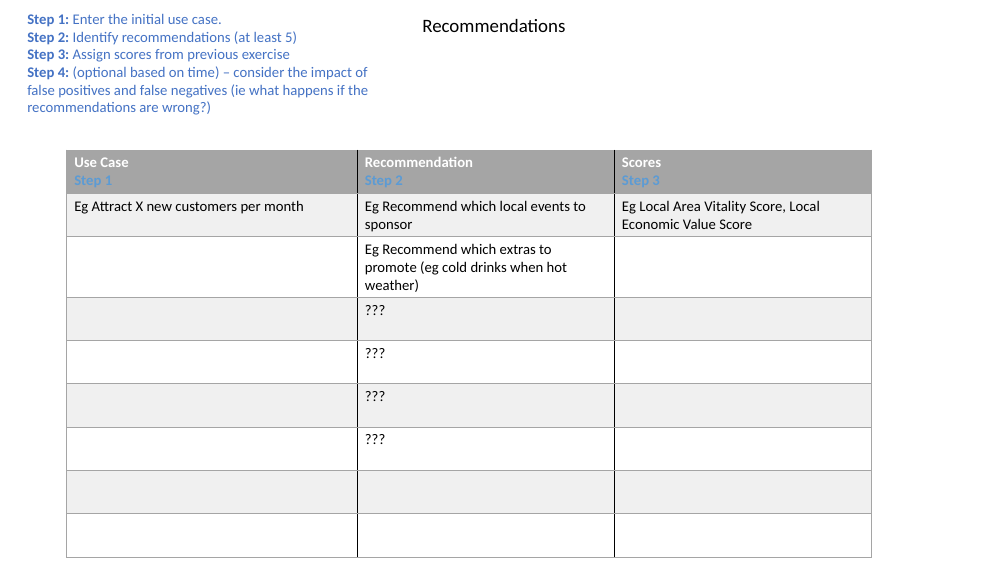
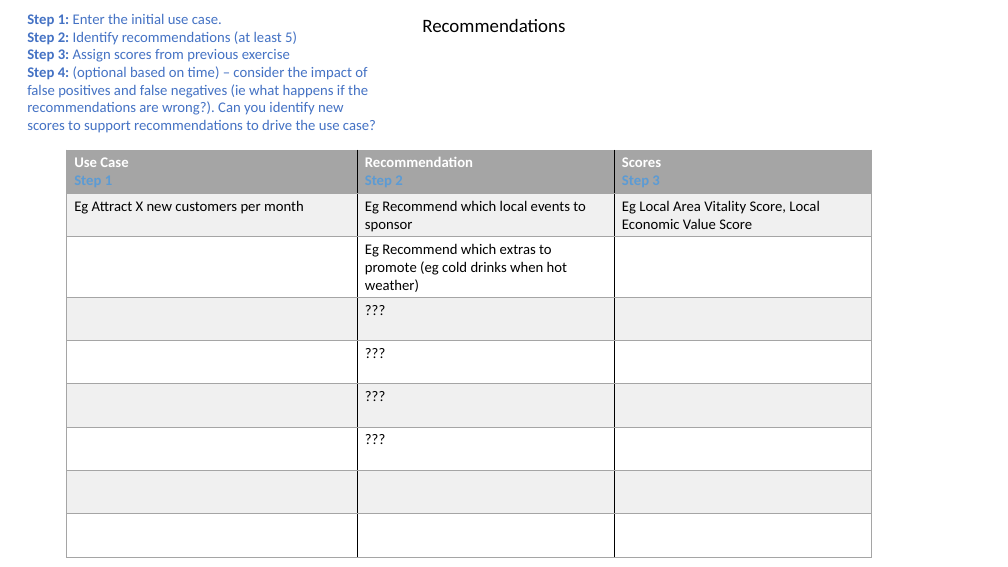
Before and after one commit to HV-training/ADS-Exercises, a slide deck: slide 17 of Canvas Worksheets.pptx. Drawn at 1008x567 pixels with LibreOffice and Linux fonts; fonts in the diff are those of the drawing. Boxes give left, top, right and bottom in pixels: in the first picture for what was removed or moved away, otherwise in the second. Text is boxed around its words. In the diff, an @@ line names an element or a change of style, - is before the commit and + after.

```diff
--- a/Canvas Worksheets.pptx
+++ b/Canvas Worksheets.pptx
@@ text at (27,66,376,133): text changed @@
-Step 4: (optional based on time) – consider the impact of false positives and false negatives (ie what happens if the recommendations are wrong?)
+Step 4: (optional based on time) – consider the impact of false positives and false negatives (ie what happens if the recommendations are wrong?). Can you identify new scores to support recommendations to drive the use case?
```
Also in this commit, not shown: 2 other slides changed.
